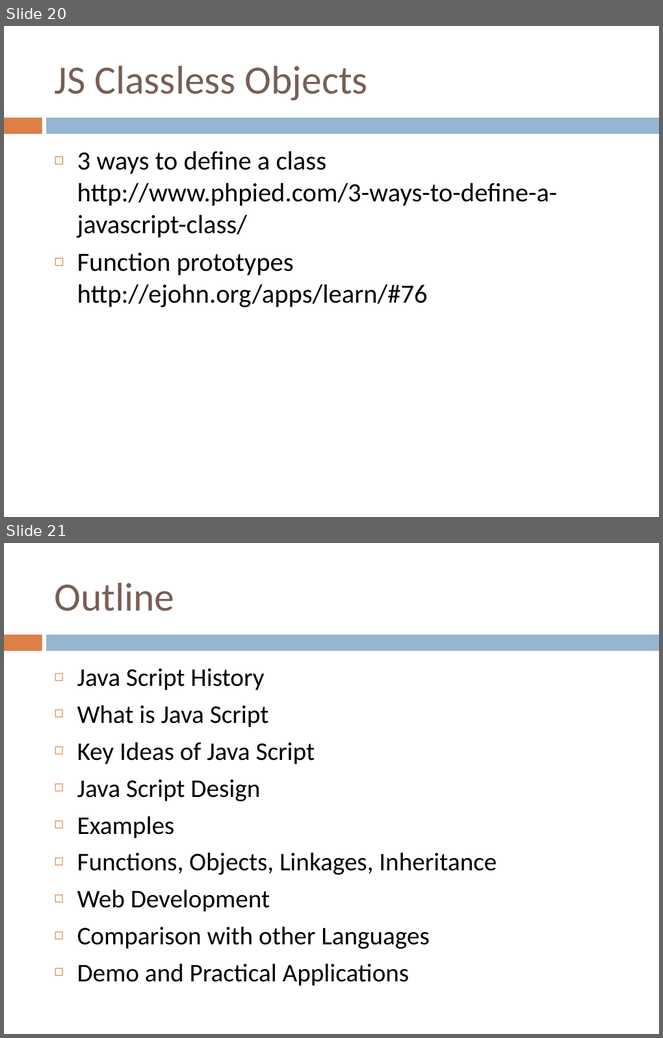
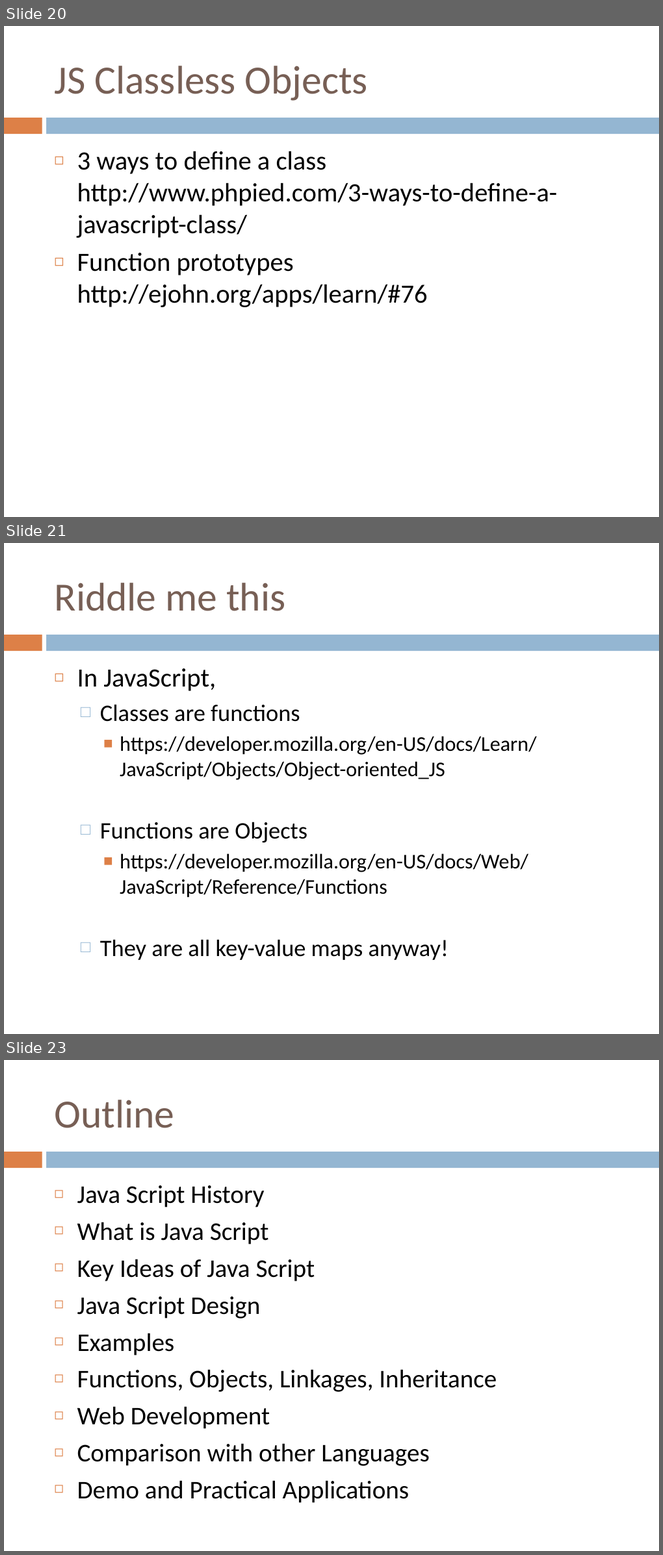
Before and after one commit to crista/EPS-slides, a slide deck: EPS-OOP-JavaScript.ppt. Shown one above the other, each under a label of ours: slides 20 and 21 before the commit, slides 20, 21 and 23 after it; the slides between them are not shown. The pictures are 663x1038 and 663x1555 pixels, drawn with LibreOffice and Linux fonts; fonts in the diff are those of the drawing. Boxes give left, top, right and bottom in pixels: in the first picture for what was removed or moved away, otherwise in the second. Text is boxed around its words. In the diff, an @@ line names an element or a change of style, - is before the commit and + after.

```diff
--- a/EPS-OOP-JavaScript.ppt
+++ b/EPS-OOP-JavaScript.ppt
@@ slide 21 added at <box>4,543,659,1034</box>, background #FFFFFF; not listed: 2 template elements that a slide beside it also shows @@
@@ title added at <box>55,583,285,611</box>, 44 pt, text #775F55 @@
+Riddle me this
@@ text added at <box>77,668,537,960</box>, 23 pt, text #000000 @@
+◻ In JavaScript,
+  □ Classes are functions
+    ■ https://developer.mozilla.org/en-US/docs/Learn/JavaScript/Objects/Object-oriented_JS
+  □ Functions are Objects
+    ■ https://developer.mozilla.org/en-US/docs/Web/JavaScript/Reference/Functions
+  □ They are all key-value maps anyway!
@@ what was slide 21 is now slide 23 @@
```
Also in this commit, not shown: 3 slides changed, 1 other slide added, 1 slide removed, 1 other file.
